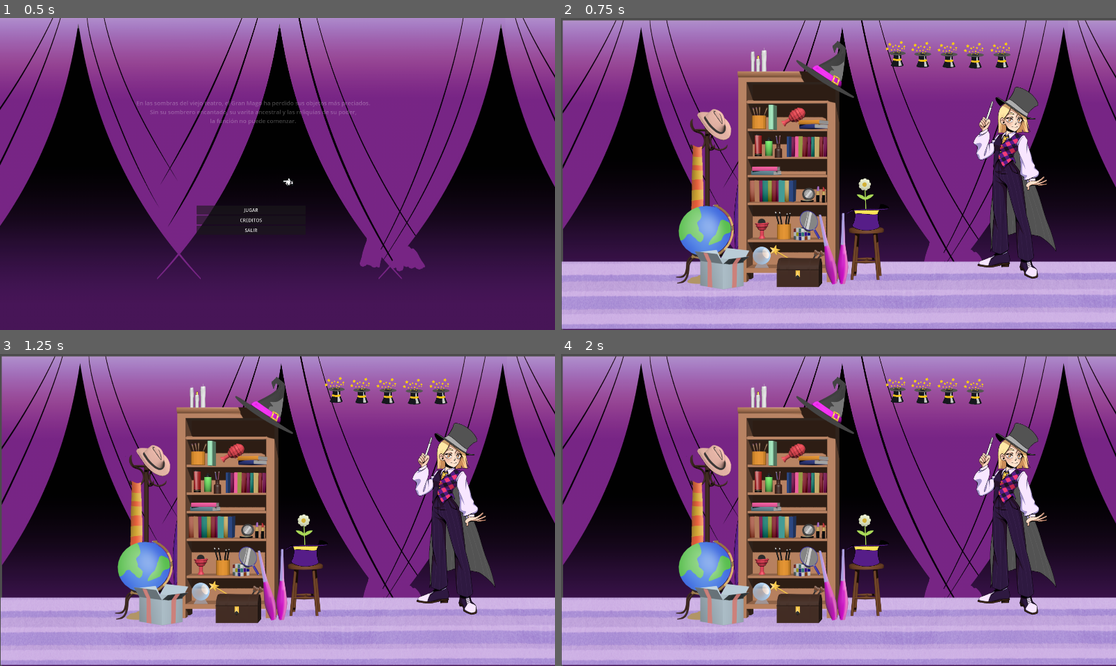
Above: before the commit, frames 1-4 (two rows, left to right).
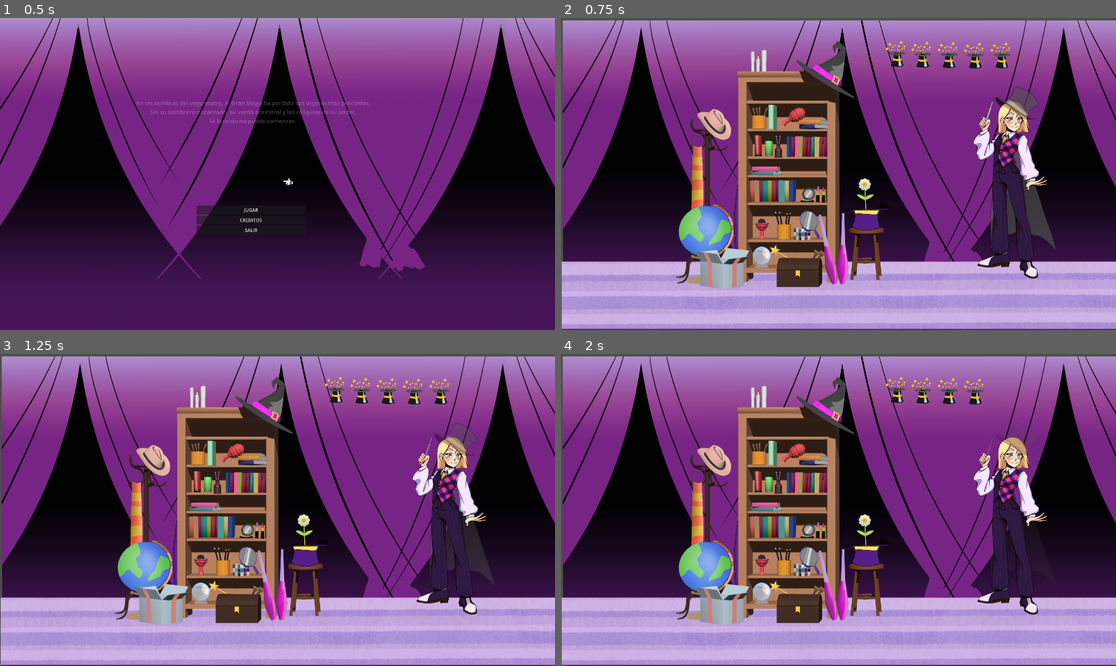
Above: after the commit, the same moments.

Repository: Duk3nd3/bjm2025
Game: Godot game, scene res://Escenas/MenuInicial.tscn
Two runs of this game, one before a commit and one after it. Both use one fixed random seed, a clock stepped at 60 frames per second and the inputs below.
Inputs (mouse positions are in pixels of both pictures, inside the frame that each line leads up to):
- Up to frame 1 (0.5 s): no input
- Up to frame 2 (0.75 s): click "JUGAR" at 0.5 s
- Up to frame 3 (1.25 s): no input
- Up to frame 4 (2 s): move the mouse to (960, 494) at 1.27 s; click (960, 494) at 1.42 s

Frame 1 is identical in both runs. In frame 2, 0.8% of the frame differs, in the area x 76-89%, y 22-74%; in frame 3, 1.2%; in frame 4, 1.2%, in the area x 76-90%, y 22-75%.

Commit message:
Parpadeando

Diff:
--- /dev/null
+++ b/point-and-click/Escenas/capa_gris.gd
@@ -0,0 +1,14 @@
+extends Sprite2D
+
+@export var times := 10   # número de parpadeos
+@export var duration := 0.5
+
+func _ready():
+	blink_times(times)
+
+func blink_times(count):
+	var tw = create_tween()
+
+	for i in count:
+		tw.tween_property(self, "modulate:a", 0.0, duration)
+		tw.tween_property(self, "modulate:a", 1.0, duration)
--- /dev/null
+++ b/point-and-click/Escenas/galera_gris.gd
@@ -0,0 +1,14 @@
+extends Sprite2D
+
+@export var times := 10   # número de parpadeos
+@export var duration := 0.5
+
+func _ready():
+	blink_times(times)
+
+func blink_times(count):
+	var tw = create_tween()
+
+	for i in count:
+		tw.tween_property(self, "modulate:a", 0.0, duration)
+		tw.tween_property(self, "modulate:a", 1.0, duration)
--- a/point-and-click/Escenas/gameplay.tscn
+++ b/point-and-click/Escenas/gameplay.tscn
@@ -10,9 +10,12 @@
 [ext_resource type="Texture2D" uid="uid://c7ypx41ykpk73" path="res://Assets/FONDOS/Fondo_Piso.png" id="4_suyv4"]
 [ext_resource type="Texture2D" uid="uid://c0l0byngiupol" path="res://Assets/PROPS/PROPS TERMINADOS/varita_color.png" id="5_cowoy"]
 [ext_resource type="Texture2D" uid="uid://c6fjui7e0oowf" path="res://Assets/PROPS/PROPS TERMINADOS/varita_gris.png" id="6_4u0gh"]
+[ext_resource type="Script" uid="uid://ddxourindwfly" path="res://Escenas/capa_gris.gd" id="7_360n6"]
 [ext_resource type="Texture2D" uid="uid://8u55qniyjm6c" path="res://Assets/PROPS/PROPS TERMINADOS/capa_color.png" id="7_y3e6i"]
 [ext_resource type="Texture2D" uid="uid://cqieua7o4dnp8" path="res://Assets/PROPS/PROPS TERMINADOS/capa_gris.png" id="8_cowoy"]
 [ext_resource type="Texture2D" uid="uid://dg3o7cu1anayi" path="res://Assets/PROPS/PROPS TERMINADOS/life_icon.png" id="8_suyv4"]
+[ext_resource type="Script" uid="uid://cxsjv6vttqp6v" path="res://Escenas/varita_gris.gd" id="10_j5mtr"]
+[ext_resource type="Script" uid="uid://dtxaamq3sixx3" path="res://Escenas/galera_gris.gd" id="11_elp5i"]
 [ext_resource type="Texture2D" uid="uid://vnkkmivhdr8w" path="res://Assets/PROPS/PROPS TERMINADOS/poster_radagast.png" id="11_y3e6i"]
 [ext_resource type="AudioStream" uid="uid://df4r0ue7o5vih" path="res://Assets/SONIDOS/ok2.wav" id="15_suyv4"]
 [ext_resource type="AudioStream" uid="uid://8j0y7pj6qt4a" path="res://Assets/SONIDOS/not.wav" id="16_1rnou"]
@@ -50,6 +53,7 @@
 position = Vector2(1209.9999, 410)
 scale = Vector2(0.66571504, 0.66571504)
 texture = ExtResource("8_cowoy")
+script = ExtResource("7_360n6")
 
 [node name="PosterRadagast" type="Sprite2D" parent="."]
 visible = false
@@ -61,6 +65,7 @@
 position = Vector2(1090, 120)
 scale = Vector2(0.8564851, 0.8564851)
 texture = ExtResource("6_4u0gh")
+script = ExtResource("10_j5mtr")
 
 [node name="VictoryTimer" type="Timer" parent="."]
 wait_time = 3.0
@@ -77,6 +82,7 @@
 rotation = -0.0075304573
 scale = Vector2(0.7418247, 0.7364118)
 texture = ExtResource("4_4u0gh")
+script = ExtResource("11_elp5i")
 
 [node name="galeraColor" type="Sprite2D" parent="."]
 z_index = 1
--- /dev/null
+++ b/point-and-click/Escenas/varita_gris.gd
@@ -0,0 +1,14 @@
+extends Sprite2D
+
+@export var times := 10   # número de parpadeos
+@export var duration := 0.5
+
+func _ready():
+	blink_times(times)
+
+func blink_times(count):
+	var tw = create_tween()
+
+	for i in count:
+		tw.tween_property(self, "modulate:a", 0.0, duration)
+		tw.tween_property(self, "modulate:a", 1.0, duration)
Not shown, added: point-and-click/Escenas/capa_gris.gd.uid
Not shown, added: point-and-click/Escenas/galera_gris.gd.uid
Not shown: 1 places in point-and-click/Escenas/gameplay.tscn that only renumber resources
Not shown, added: point-and-click/Escenas/varita_gris.gd.uid
